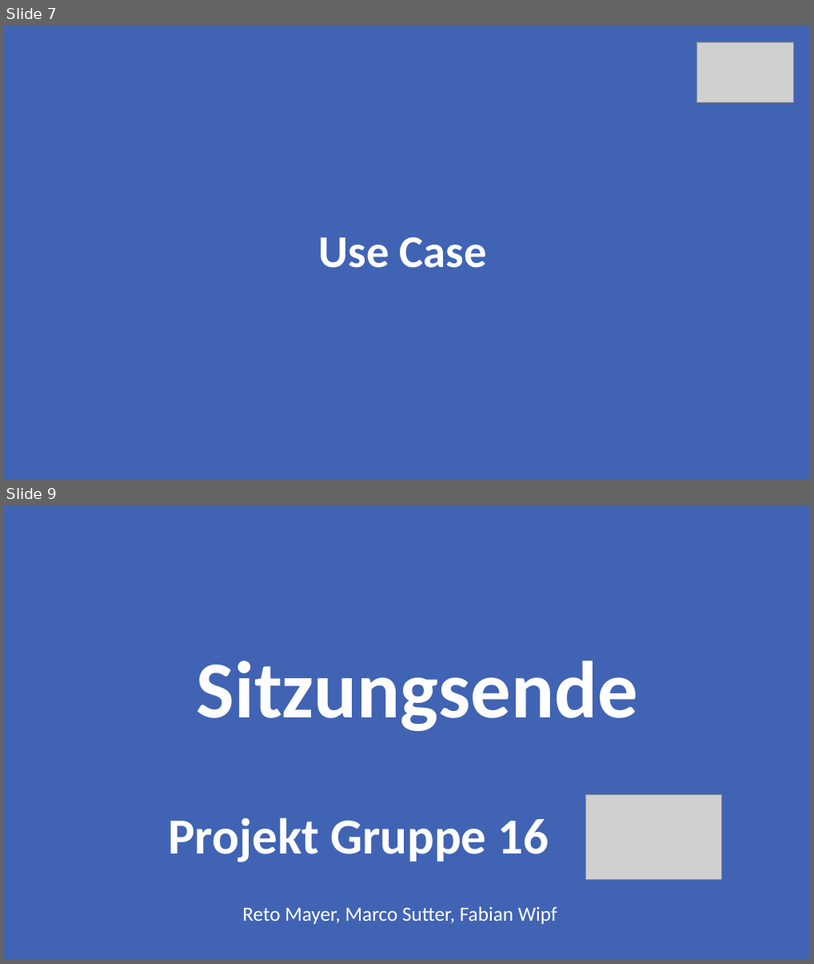
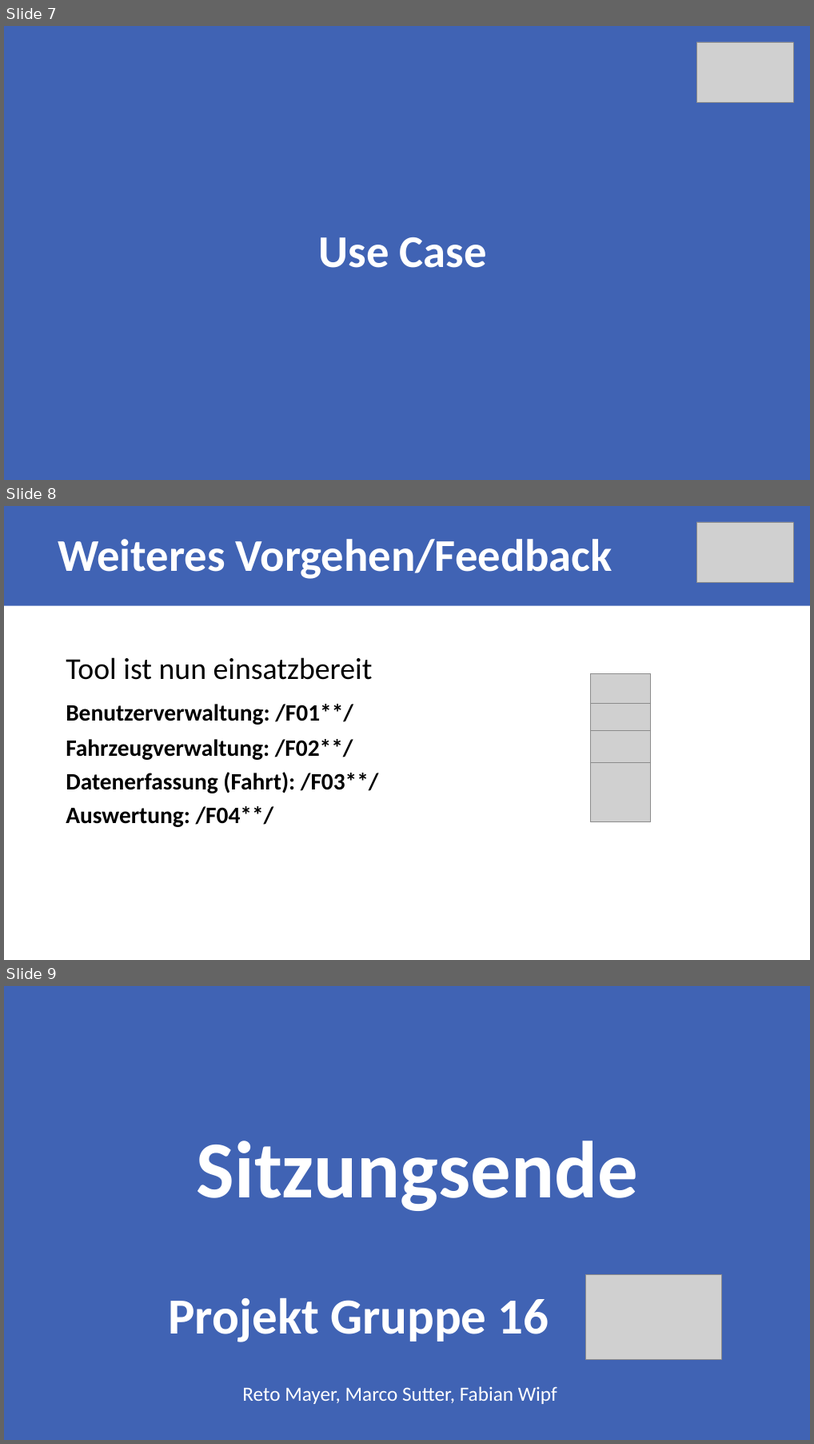
Before and after one commit to Rinc11/FOS, a slide deck: documents/00_Sitzungen/Milestone_4/Meilenstein4.pptx. Shown one above the other, each under a label of ours: slides 7 and 9 before the commit, slides 7, 8 and 9 after it; the slides between them are not shown. The pictures are 814x964 and 814x1444 pixels, drawn with LibreOffice and Linux fonts; fonts in the diff are those of the drawing; grey boxes stand for pictures. Boxes give left, top, right and bottom in pixels: in the first picture for what was removed or moved away, otherwise in the second. Text is boxed around its words. In the diff, an @@ line names an element or a change of style, - is before the commit and + after.

```diff
--- a/documents/00_Sitzungen/Milestone_4/Meilenstein4.pptx
+++ b/documents/00_Sitzungen/Milestone_4/Meilenstein4.pptx
@@ slide 8 added at (x1=4, y1=506, x2=810, y2=960), background #4063B4 @@
@@ picture added at (x1=698, y1=522, x2=794, y2=582) @@
@@ title added at (x1=58, y1=539, x2=613, y2=579), 54 pt, text #FFFFFF, bold @@
+Weiteres Vorgehen/Feedback
@@ rectangle added at (x1=4, y1=606, x2=810, y2=960), fill #FFFFFF, 28 pt, text #000000, bold @@
+Tool ist nun einsatzbereit
+Benutzerverwaltung: /F01**/
+Fahrzeugverwaltung: /F02**/
+Datenerfassung (Fahrt): /F03**/
+Auswertung: /F04**/
@@ picture added at (x1=591, y1=673, x2=650, y2=733) @@
@@ picture added at (x1=591, y1=704, x2=650, y2=763) @@
@@ picture added at (x1=591, y1=731, x2=650, y2=790) @@
@@ picture added at (x1=591, y1=763, x2=650, y2=822) @@
```
Also in this commit, not shown: 5 slides changed, 1 other slide added, 2 slides removed.
